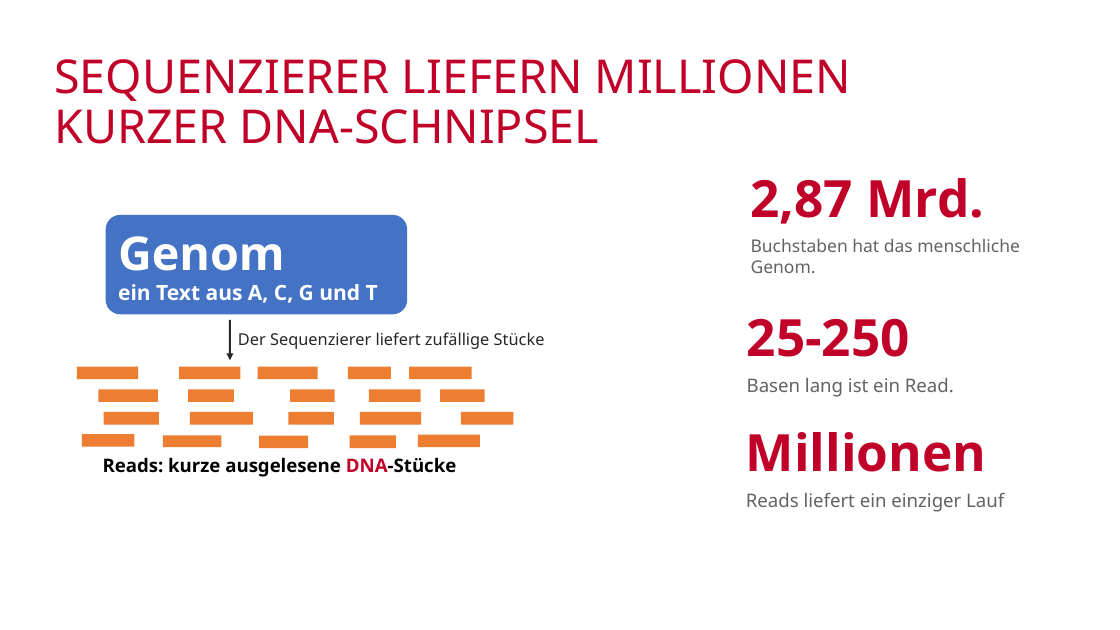
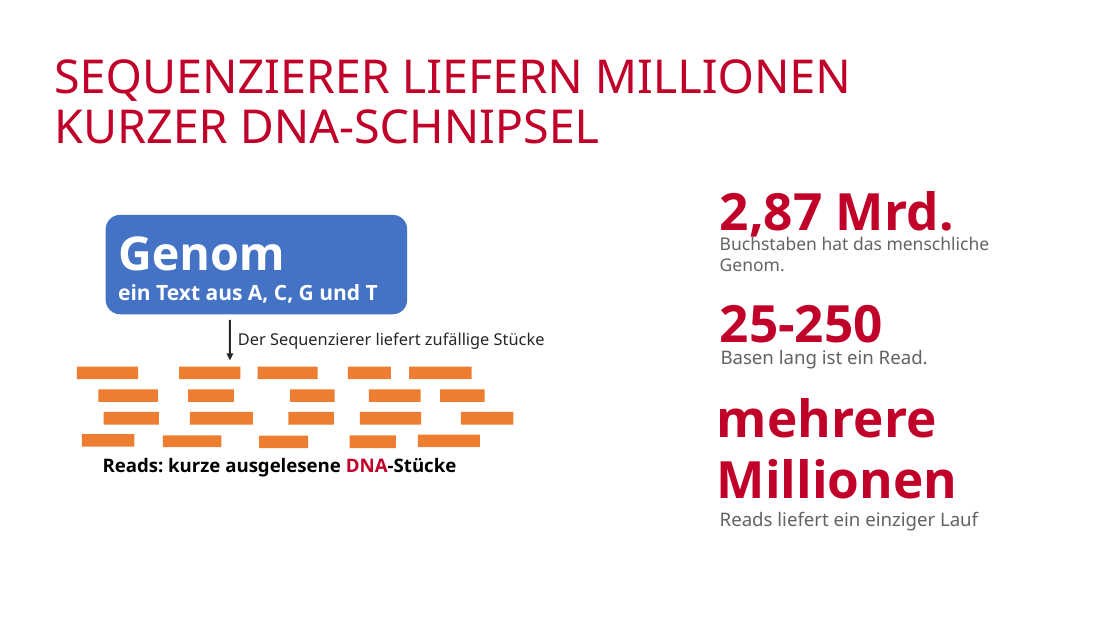
Before and after one commit to mawehl/BigData, a slide deck: slide 5 of CloudBurst_Wehle.pptx. Drawn at 1120x630 pixels with LibreOffice and Linux fonts; fonts in the diff are those of the drawing; background and template pictures are left out. Boxes give left, top, right and bottom in pixels: in the first picture for what was removed or moved away, otherwise in the second. Text is boxed around its words. In the diff, an @@ line names an element or a change of style, - is before the commit and + after.

```diff
--- a/CloudBurst_Wehle.pptx
+++ b/CloudBurst_Wehle.pptx
@@ text "2,87 Mrd." rewrapped from (751,178,985,224) to (720,191,954,244) @@
@@ text "Buchstaben hat das menschliche Genom.": place and size @@
-text "Buchstaben hat das menschliche Genom." at (751,238,1020,273)
+text "Buchstaben hat das menschliche Genom." at (720,234,990,271)
@@ text "25-250" rewrapped from (747,318,910,357) to (720,304,883,355) @@
@@ text "Basen lang ist ein Read.": place and size @@
-text "Basen lang ist ein Read." at (747,378,954,397)
+text "Basen lang ist ein Read." at (721,350,928,369)
@@ text "mehrere": place and size @@
-text "mehrere" at (746,432,987,472)
+text "mehrere" at (717,398,958,499)
@@ text at (717,398,937,438): paragraph added @@
+mehrere
@@ text "Reads liefert ein einziger Lauf": place and size @@
-text "Reads liefert ein einziger Lauf" at (746,493,1004,512)
+text "Reads liefert ein einziger Lauf" at (720,512,978,531)
```
Also in this commit, not shown: 3 other slides changed.
